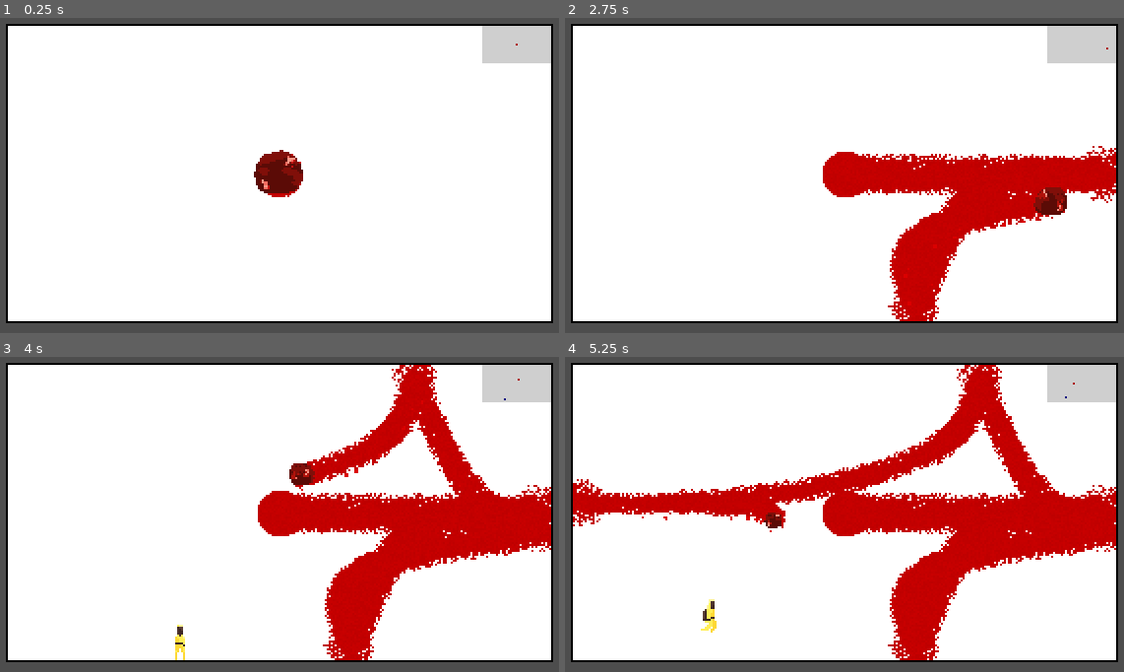
Above: before the commit, frames 1-4 (two rows, left to right).
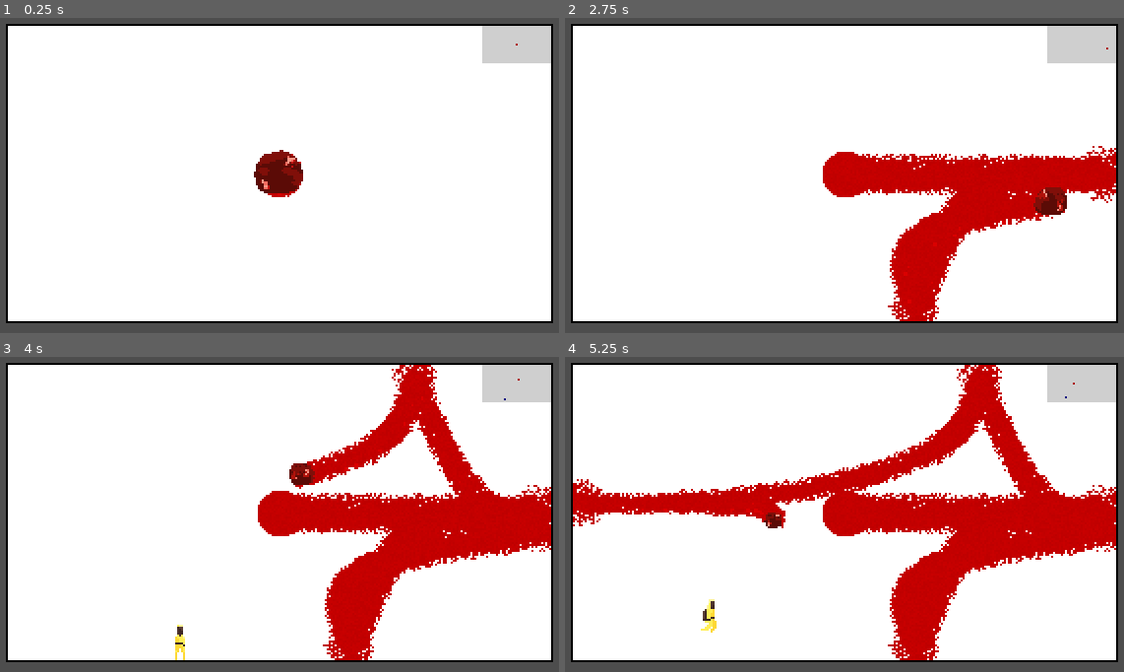
Above: after the commit, the same moments.

Repository: fawfle/blood-jam-cu
Game: Godot game, scene res://scenes/main.tscn
Two runs of this game, one before a commit and one after it. Both use one fixed random seed, a clock stepped at 60 frames per second and the inputs below.
Inputs:
- Up to frame 1 (0.25 s): no input
- Up to frame 2 (2.75 s): tap Enter at 0.5, 1.35 s; hold D (right) 0.53-1.28 s; tap Shift (dash) at 0.6 s; hold S (backward) 1.28-2.03 s; hold D (right) from 2.03 s (still down); tap Backspace at 2.1 s
- Up to frame 3 (4 s): release D (right) at 2.78 s; hold W (forward) 2.78-3.53 s; tap 0 at 2.85 s; hold A (left) from 3.53 s (still down); tap 9 at 3.6 s
- Up to frame 4 (5.25 s): tap Shift (dash) at 4.35 s; release A (left) at 5.03 s; hold S (backward) from 5.03 s (still down); tap Enter at 5.1 s

The runs differ from the first frame. In frame 2, less than 0.1% of the frame differs, in the area x 60-85%, y 62-83%; in frame 3, less than 0.1%, in the area x 53-83%, y 13-43%; in frame 4, less than 0.1%.

Commit message:
fixed player particle offset'

Diff:
--- a/scenes/player/player.gd
+++ b/scenes/player/player.gd
@@ -44,7 +44,6 @@
 
 func _ready() -> void:
 	animated_sprite.play("big_idle")
-
 	Global.out_of_blood.connect(_on_out_of_blood)
 
 func _physics_process(delta: float) -> void:
@@ -85,6 +84,7 @@
 	size = min(size, MAX_SIZE)
 	animated_sprite.scale = Vector2.ONE * size * 0.055
 	(collision_shape.shape as CircleShape2D).radius = size
+	particles.position.y = size
 
 func paint_trail(pos: Vector2, trail_size: float):
 	if Global.ground == null: return
